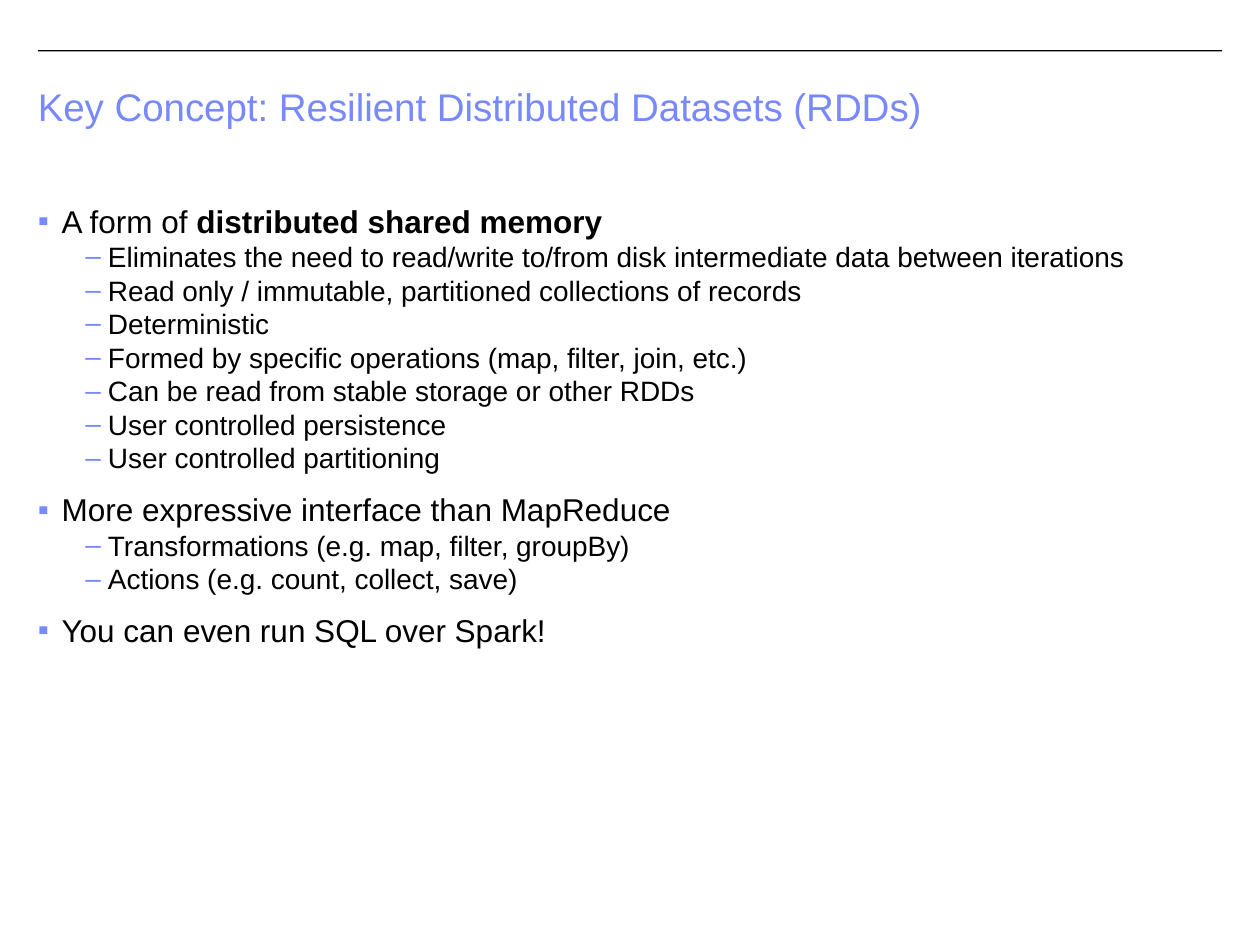
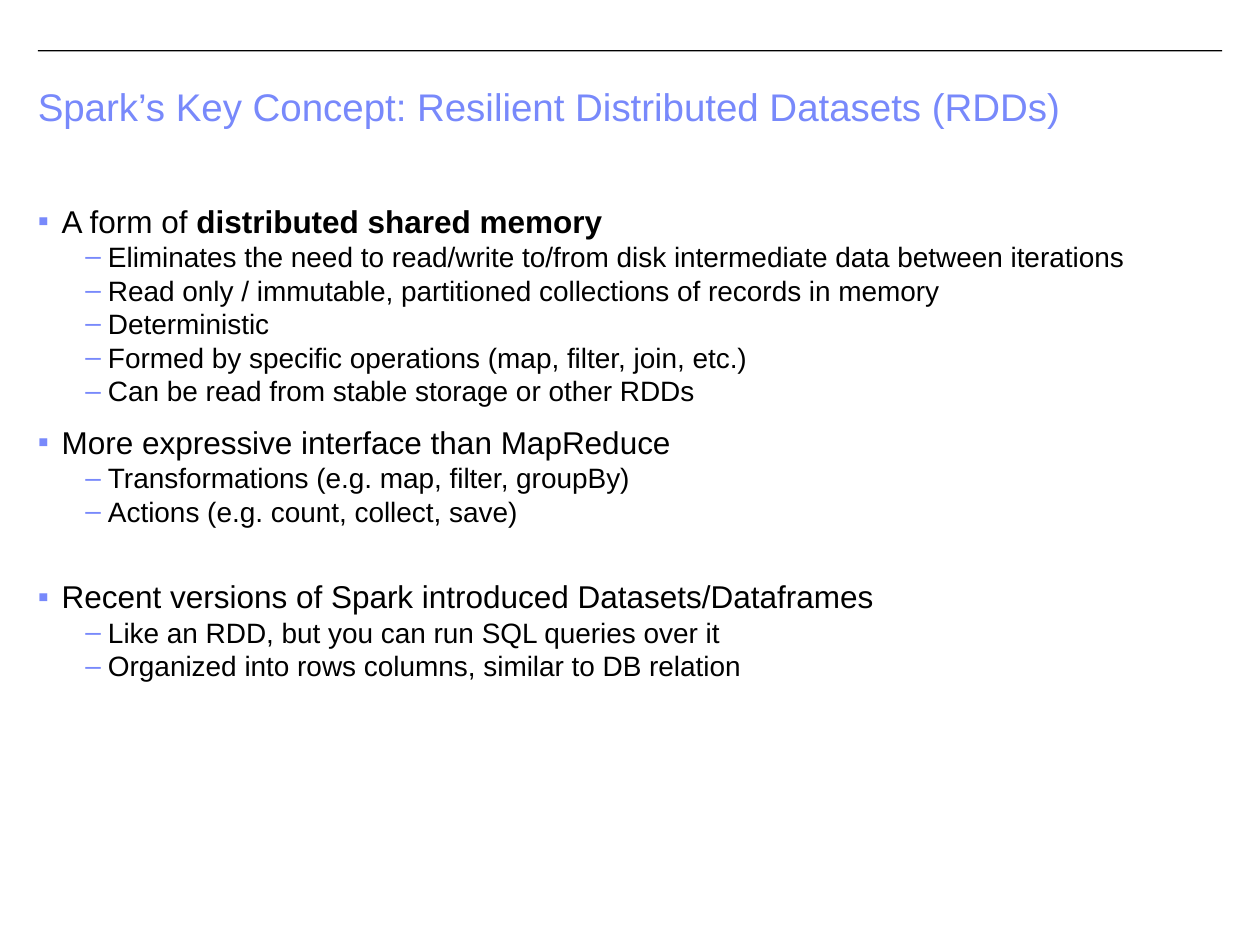
Before and after one commit to CS-W4121/cs-w4121.github.io, a slide deck: slide 23 of slides/Topic 6 - MapReduce and Spark.pptx (slide 18 before the commit). Drawn at 1260x945 pixels with LibreOffice and Linux fonts; fonts in the diff are those of the drawing. Boxes give left, top, right and bottom in pixels: in the first picture for what was removed or moved away, otherwise in the second. Text is boxed around its words. In the diff, an @@ line names an element or a change of style, - is before the commit and + after.

```diff
--- a/slides/Topic 6 - MapReduce and Spark.pptx
+++ b/slides/Topic 6 - MapReduce and Spark.pptx
@@ title at [38,93,1060,128]: text changed @@
-Key Concept: Resilient Distributed Datasets (RDDs)
+Spark’s Key Concept: Resilient Distributed Datasets (RDDs)
@@ text at [108,280,939,306]: text changed @@
-  – Read only / immutable, partitioned collections of records
+  – Read only / immutable, partitioned collections of records in memory
@@ text at [108,414,446,474]: paragraphs removed @@
-  – User controlled persistence
-  – User controlled partitioning
@@ text at [62,585,874,682]: text changed; size 18 to 16 pt @@
-▪ You can even run SQL over Spark!
+▪ Recent versions of Spark introduced Datasets/Dataframes
+  – Like an RDD, but you can run SQL queries over it
+  – Organized into rows columns, similar to DB relation
```
Also in this commit, not shown: 14 other slides changed, 5 slides added, 3 slides removed, 1 other file.
